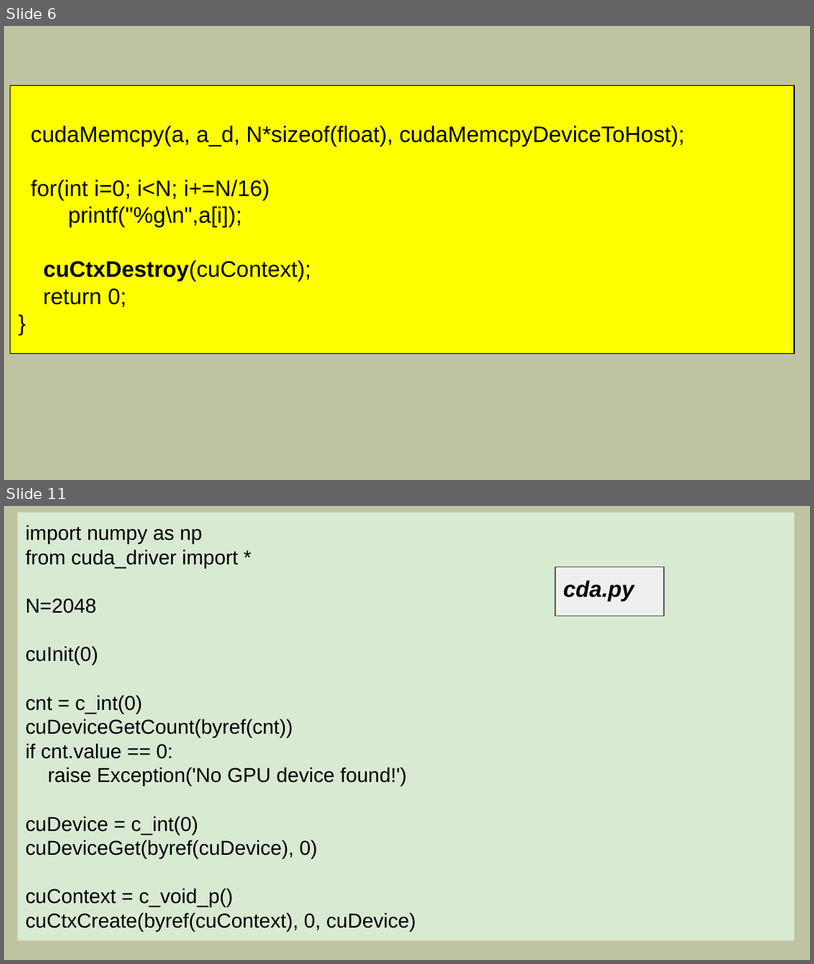
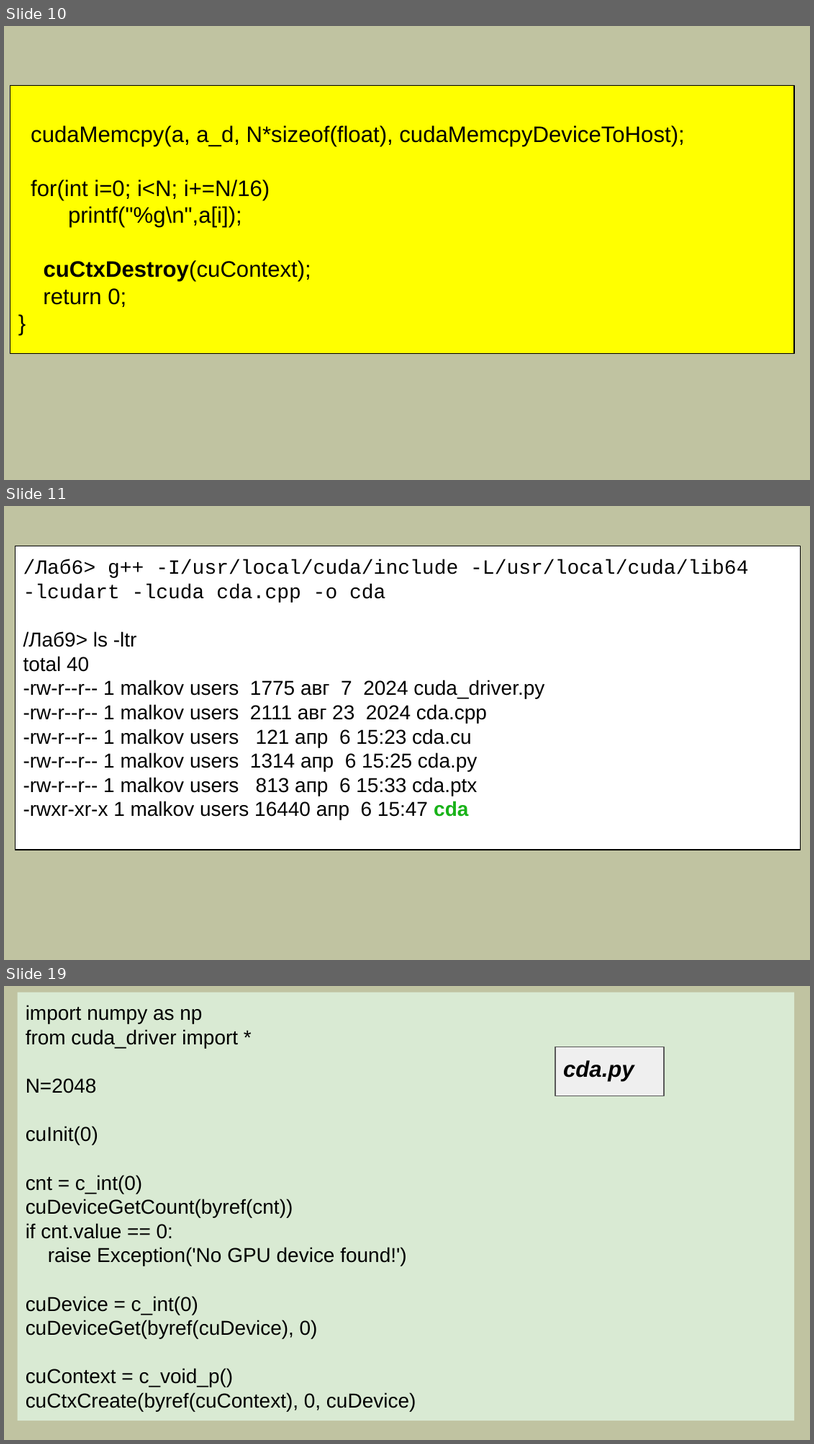
Before and after one commit to mlkv52/sibsutis_cuda_bachelors-2025, a slide deck: Лекции/pptx/Лекция9-ПГП-2025.pptx. Shown one above the other, each under a label of ours: slides 6 and 11 before the commit, slides 10, 11 and 19 after it; the slides between them are not shown. The pictures are 814x964 and 814x1444 pixels, drawn with LibreOffice and Linux fonts; fonts in the diff are those of the drawing. Boxes give left, top, right and bottom in pixels: in the first picture for what was removed or moved away, otherwise in the second. Text is boxed around its words. In the diff, an @@ line names an element or a change of style, - is before the commit and + after.

```diff
--- a/Лекции/pptx/Лекция9-ПГП-2025.pptx
+++ b/Лекции/pptx/Лекция9-ПГП-2025.pptx
@@ slide 11 added at bbox=[4, 506, 810, 960], background #C0C3A1 @@
@@ rectangle added at bbox=[16, 546, 802, 849], fill #FFFFFF, outline #000000 0.75 pt, 18 pt, text #000000 @@
+/Лаб6> g++ -I/usr/local/cuda/include -L/usr/local/cuda/lib64 -lcudart -lcuda cda.cpp -o cda
+/Лаб9> ls -ltr
+total 40
+-rw-r--r-- 1 malkov users 1775 авг 7 2024 cuda_driver.py
+-rw-r--r-- 1 malkov users 2111 авг 23 2024 cda.cpp
+-rw-r--r-- 1 malkov users 121 апр 6 15:23 cda.cu
+-rw-r--r-- 1 malkov users 1314 апр 6 15:25 cda.py
+-rw-r--r-- 1 malkov users 813 апр 6 15:33 cda.ptx
+-rwxr-xr-x 1 malkov users 16440 апр 6 15:47 cda
@@ what was slide 6 is now slide 10 @@
@@ what was slide 11 is now slide 19 @@
```
Also in this commit, not shown: 4 slides changed, 9 other slides added, 2 slides removed.
